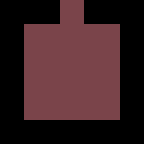
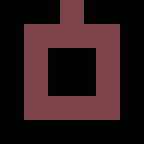
Two versions of the same layered image (144px x 144px). Layer-by-layer changes:
painted on "Background" over [48, 48, 96, 96]
